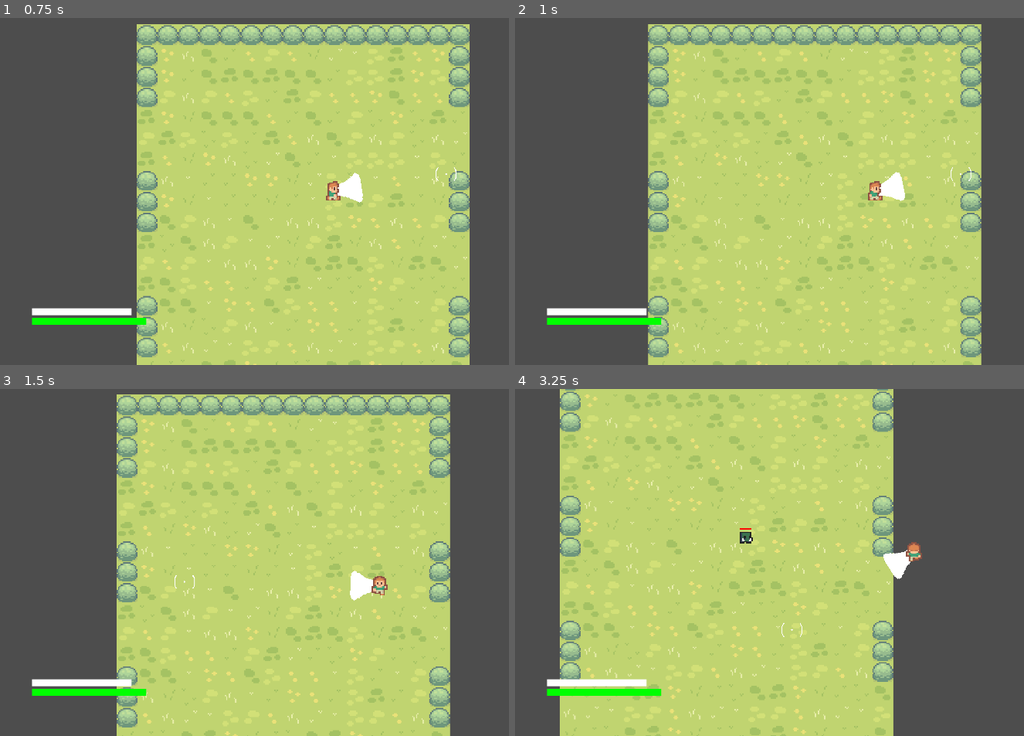
Above: before the commit, frames 1-4 (two rows, left to right).
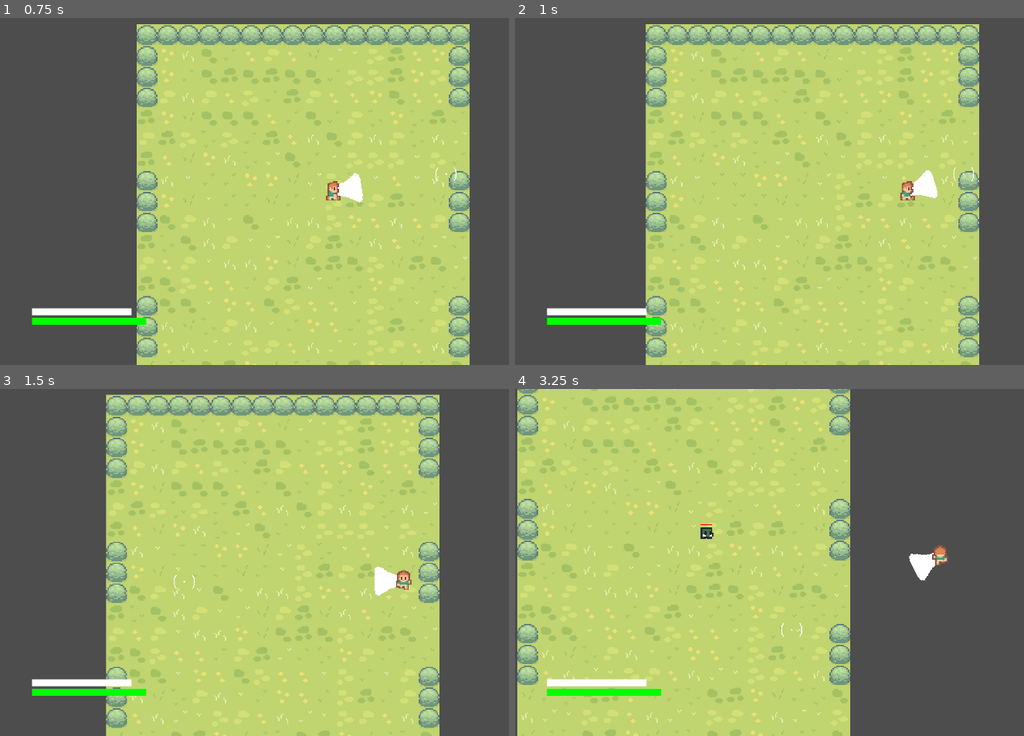
Above: after the commit, the same moments.

Repository: karsrc/5henanigans
Game: Godot game, scene res://main.tscn
The game is run twice, just before and just after one commit, with the same random seed, the same clock (stepped at 60 frames per second) and the same inputs. The engine's default icon, where the game draws it, is replaced by a stand-in: a white triangle on a blue panel in a dark square.
Inputs (mouse positions are in pixels of both pictures, inside the frame that each line leads up to):
- Up to frame 1 (0.75 s): tap Enter at 0.5 s; move the mouse to (442, 174) at 0.52 s; press the mouse at (442, 174) at 0.53 s; hold D (move_right) from 0.53 s (still down)
- Up to frame 2 (1 s): keep holding D (move_right); tap Space at 0.77 s; tap F at 0.8 s
- Up to frame 3 (1.5 s): tap Space at 1.07 s; move the mouse to (183, 579) at 1.27 s; release D (move_right) at 1.28 s; release the mouse at (183, 579) at 1.28 s; hold S (move_down) from 1.28 s (still down); tap F at 1.35 s
- Up to frame 4 (3.25 s): tap Space at 1.52, 1.55, 1.82, 3.02 s; move the mouse to (886, 486) at 2.02 s; release S (move_down) at 2.03 s; hold D (move_right) 2.03-2.78 s; hold Space 2.03-2.78 s; click (886, 486) at 2.3 s; move the mouse to (794, 631) at 2.77 s; hold W (move_up) from 2.78 s (still down); click (794, 631) at 2.85 s; tap F at 3.05 s

Frame 1 is identical in both runs. In frame 2, 7.7% of the frame differs, in the area x 25-92%, y 1-100%; in frame 3, 17%; in frame 4, 27%, in the area x 0-86%, y 0-100%.

Commit message:
Add dash and blocking mechanics; cleanup input
Introduce blocking and dash gameplay: add state vars (is_blocking, is_dashing, dash_speed, dash_cooldown, current_dash_cooldown), tick dash cooldown in _physics_process, and implement perform_dash() which grants brief invincibility, applies velocity, sets cooldown and visual modulation, and awaits a short timer before restoring state. Add blocking input (KEY_F) to slow movement and toggle is_blocking; reduce incoming damage when blocking in take_damage(). Reorder some input handling (skill_2 moved earlier) and wire SPACE to dash when cooldown allows. Remove an unused local (hit_someone) in trigger_manji_counter and remove an extraneous InputEventKey entry from project.godot input data.

Diff:
--- a/player.gd
+++ b/player.gd
@@ -18,6 +18,11 @@
 var combo_drop_time: float = 1
 var is_invincible: bool = false
 var is_using_skill: bool = false
+var is_blocking: bool = false
+var is_dashing: bool = false
+var dash_speed: int = 700
+var dash_cooldown: float = 1.2
+var current_dash_cooldown: float = 0
 
 # Skill 1
 var barrage_duration: float = 2.0
@@ -71,15 +76,14 @@
 	awakening_bar.value = current_ult_charge
 
 func _physics_process(_delta: float):
-
 	crosshair.global_position = get_global_mouse_position()
 	aim_pivot.look_at(get_global_mouse_position())
 
+	# --- TICK COOLDOWNS ---
 	if dismantle_cooldown > 0: dismantle_cooldown -= _delta
-
 	if current_leap_cooldown > 0: current_leap_cooldown -= _delta
 	if current_barrage_cooldown > 0: current_barrage_cooldown -= _delta
-	if current_divergent_cooldown > 0: current_divergent_cooldown -= _delta
+	if current_dash_cooldown > 0: current_dash_cooldown -= _delta
 	if current_manji_cooldown > 0: current_manji_cooldown -= _delta
 
 	if Input.is_key_pressed(KEY_9):
@@ -119,21 +123,31 @@
 		move_and_slide()
 		return
 
-
-	#  YUJI LOGIC
-
+	# YUJI LOGIC
+	# Skill 2
+	if Input.is_action_just_pressed("skill_2"):
+		toggle_cursed_stance()
+		return
+
+	# R Special
 	if Input.is_key_pressed(KEY_R):
 		if current_manji_cooldown <= 0:
 			enter_manji_stance()
 			return
 
-	if Input.is_action_just_pressed("skill_2"):
-		toggle_cursed_stance()
-		return
-
 	if not is_using_skill:
 		direction = Input.get_vector("move_left", "move_right", "move_up", "move_down")
-		velocity = direction * speed
+
+		if Input.is_key_pressed(KEY_F):
+			is_blocking = true
+			velocity = direction * (speed * 0.3)
+		else:
+			is_blocking = false
+			velocity = direction * speed
+
+		if Input.is_key_pressed(KEY_SPACE) and current_dash_cooldown <= 0:
+			perform_dash()
+			return
 
 		if Input.is_action_just_pressed("skill_1"):
 			if current_barrage_cooldown <= 0:
@@ -150,7 +164,6 @@
 				transform_sukuna()
 				return
 
-		# Combo Drop Timer. Update this next !
 		if current_combo > 0 and not is_attacking:
 			time_since_last_hit += _delta
 			if time_since_last_hit >= combo_drop_time:
@@ -177,6 +190,11 @@
 
 	if is_using_skill or is_invincible:
 		return
+	if is_blocking:
+		damage_amount = int(damage_amount * 0.2)
+		shake_camera(3)
+	current_hp -= damage_amount
+	health_bar.value = current_hp
 
 	current_hp -= damage_amount
 	health_bar.value = current_hp
@@ -189,6 +207,26 @@
 		await get_tree().create_timer(0.5, false, false, true).timeout
 		$AnimatedSprite2D.modulate = Color(1, 1, 1, 1)
 		is_invincible = false
+
+func perform_dash():
+	is_using_skill = true
+	is_invincible = true
+	current_dash_cooldown = dash_cooldown
+
+	var dash_dir = direction
+	if dash_dir == Vector2.ZERO:
+		dash_dir = global_position.direction_to(get_global_mouse_position())
+
+	velocity = dash_dir.normalized() * dash_speed
+	$AnimatedSprite2D.modulate = Color(1, 1, 1, 0.4)
+
+	await get_tree().create_timer(0.2, false, false, true).timeout
+
+	velocity = Vector2.ZERO
+	is_using_skill = false
+	is_invincible = false
+
+	$AnimatedSprite2D.modulate = Color(1, 1, 1, 1)
 
 func shake_camera(intensity: float):
 	var camera = $Camera2D
@@ -396,7 +434,6 @@
 	$AnimatedSprite2D.modulate = Color(1,1,11)
 	trigger_hit_stop()
 	shake_camera(15)
-	var hit_someone = false
 	var final_damage = manji_damage
 	if is_cursed_enhanced: final_damage = manji_damage * 2
 
--- a/project.godot
+++ b/project.godot
@@ -58,7 +58,6 @@
 attack={
 "deadzone": 0.2,
 "events": [Object(InputEventMouseButton,"resource_local_to_scene":false,"resource_name":"","device":-1,"window_id":0,"a …(258 unchanged characters)…
-, Object(InputEventKey,"resource_local_to_scene":false,"resource_name":"","device":-1,"window_id":0,"alt_pressed":false,"shift_pressed":false,"ctrl_pressed":false,"meta_pressed":false,"pressed":false,"keycode":0,"physical_keycode":70,"key_label":0,"unicode":102,"location":0,"echo":false,"script":null)
 ]
 }
 skill_1={
